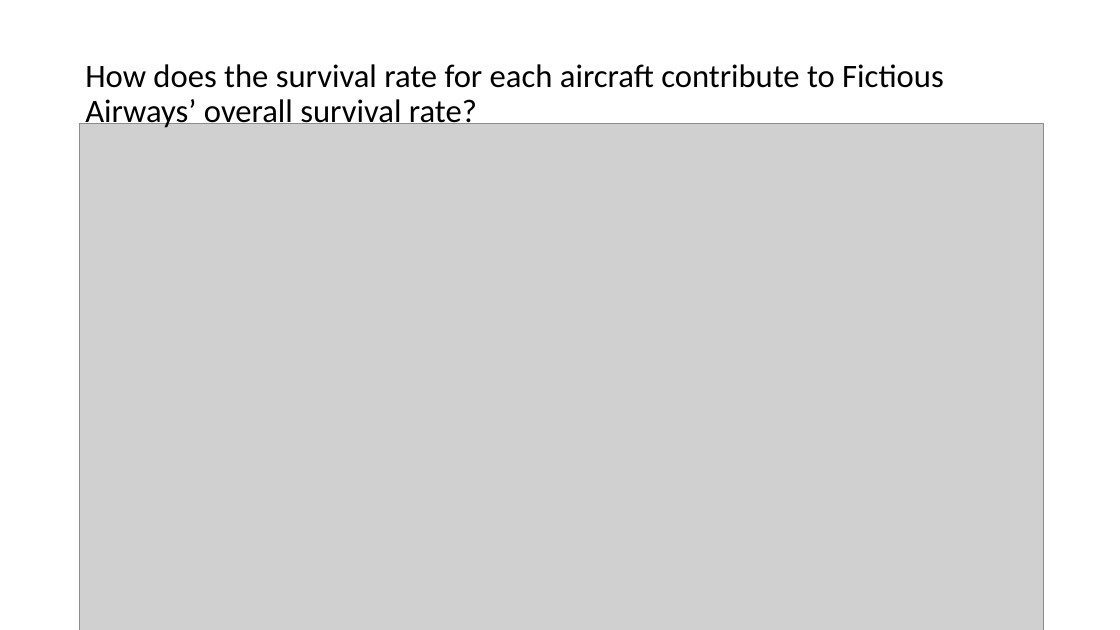
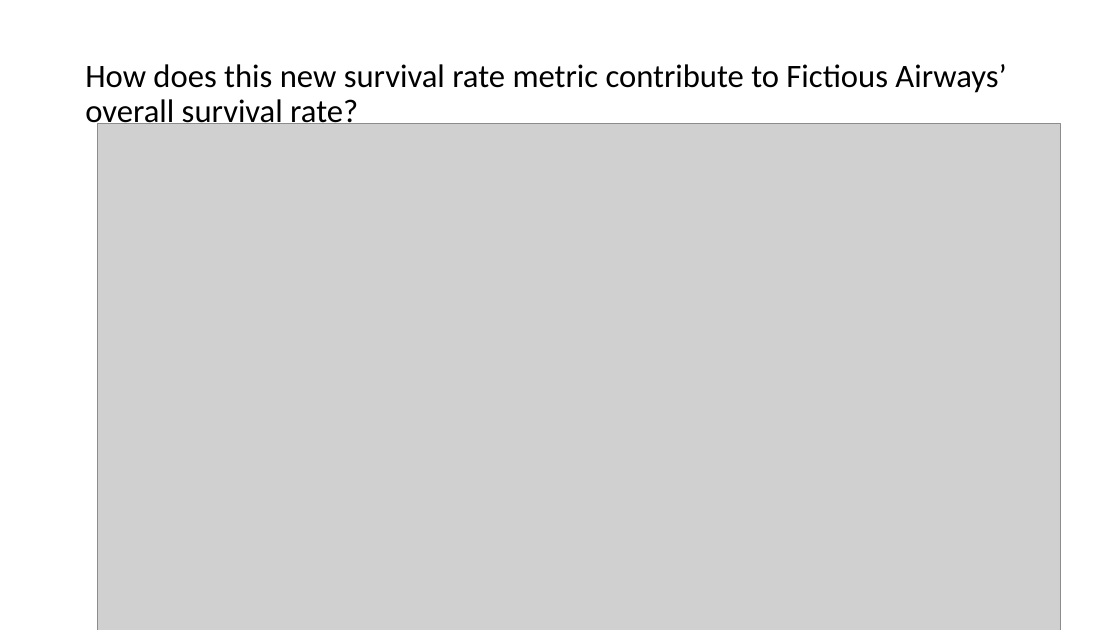
Before and after one commit to adanque/DSC640, a slide deck: slide 14 of Task5-VideoPresentation/Fictious Airways.pptx. Drawn at 1120x630 pixels with LibreOffice and Linux fonts; fonts in the diff are those of the drawing; grey boxes stand for pictures. Boxes give left, top, right and bottom in pixels: in the first picture for what was removed or moved away, otherwise in the second. Text is boxed around its words. In the diff, an @@ line names an element or a change of style, - is before the commit and + after.

```diff
--- a/Task5-VideoPresentation/Fictious Airways.pptx
+++ b/Task5-VideoPresentation/Fictious Airways.pptx
@@ title at (85,64,1006,131): text changed @@
-How does the survival rate for each aircraft contribute to Fictious Airways’ overall survival rate?
+How does this new survival rate metric contribute to Fictious Airways’ overall survival rate?
@@ picture: place and size @@
-picture at (80,124,1044,630)
+picture at (97,124,1061,630)
```
Also in this commit, not shown: 16 other slides changed, 8 other files.
